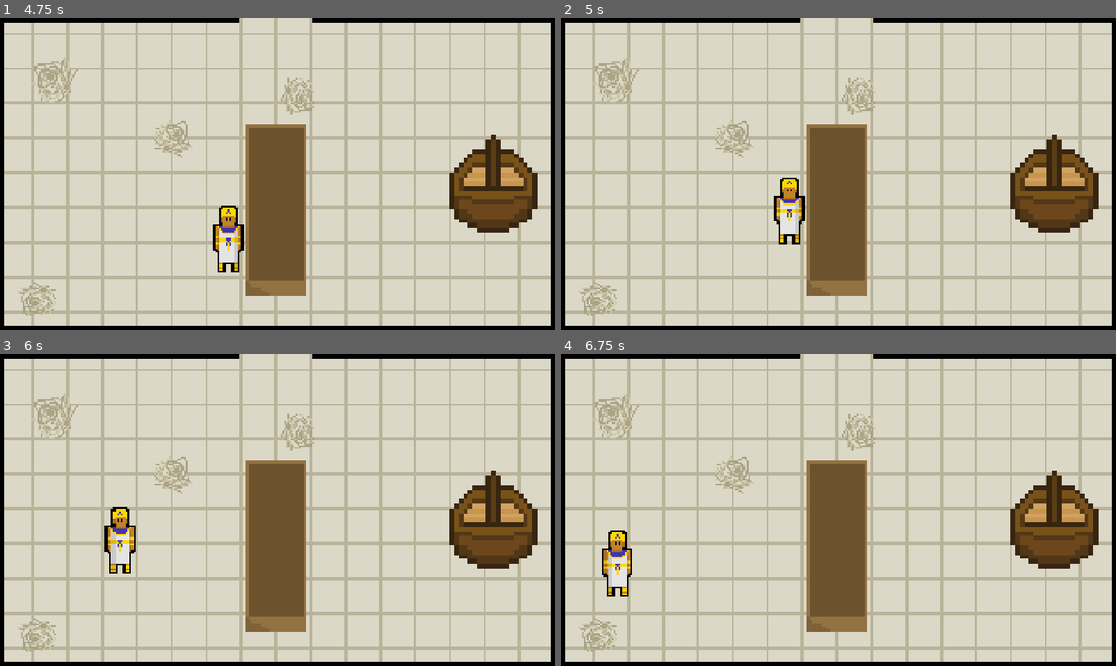
Above: before the commit, frames 1-4 (two rows, left to right).
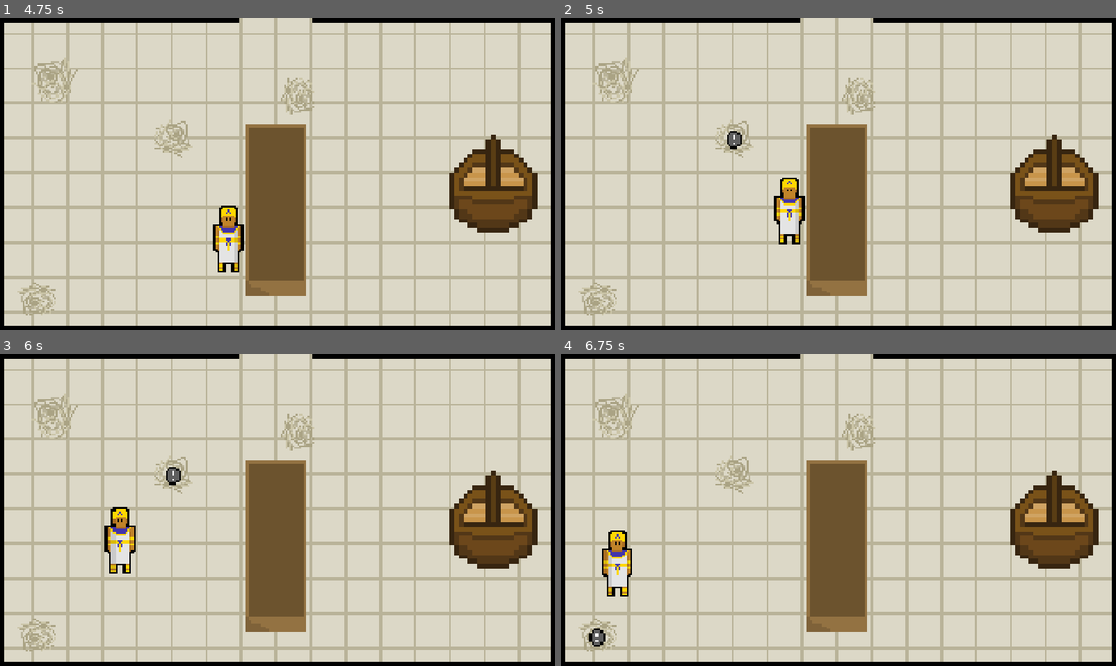
Above: after the commit, the same moments.

Repository: liadriscoll-arch/Field-of-Reeds
Game: Godot game, scene res://Scenes/start_screen.tscn
The game is run twice, just before and just after one commit, with the same random seed, the same clock (stepped at 60 frames per second) and the same inputs.
Inputs:
- Up to frame 1 (4.75 s): click "Start" at 0.5 s; click "Start" at 1.25 s; tap Enter (ui_accept) at 2, 2.85, 3.02, 3.32, 3.5, 4.35, 4.52 s; hold Right (ui_right) 2.03-2.78 s; hold Enter (ui_accept) 2.03-2.78 s; hold Down (ui_down) 2.78-3.53 s; hold Right (ui_right) 3.53-4.28 s; hold Enter (ui_accept) 3.53-4.28 s; hold Up (ui_up) from 4.28 s (still down)
- Up to frame 2 (5 s): keep holding Up (ui_up); tap Enter (ui_accept) at 4.82 s
- Up to frame 3 (6 s): release Up (ui_up) at 5.03 s; hold Enter (ui_accept) 5.03-5.78 s; hold Left (ui_left) from 5.03 s (still down); tap Enter (ui_accept) at 5.85 s
- Up to frame 4 (6.75 s): tap Enter (ui_accept) at 6.02, 6.32 s; release Left (ui_left) at 6.53 s; hold Down (ui_down) from 6.53 s (still down); hold Enter (ui_accept) from 6.53 s (still down)

Frame 1 is identical in both runs. In frame 2, 0.1% of the frame differs, in the area x 29-33%, y 36-43%; in frame 3, 0.1%; in frame 4, 0.1%, in the area x 5-9%, y 87-94%.

Commit message:
made puzzles easier

Diff:
--- a/Scenes/pharaoh.tscn
+++ b/Scenes/pharaoh.tscn
@@ -22,7 +22,7 @@
 size = Vector2(15, 33)
 
 [sub_resource type="CircleShape2D" id="CircleShape2D_uuqmu"]
-radius = 32.51538
+radius = 42.54703
 
 [sub_resource type="CircleShape2D" id="CircleShape2D_3vgto"]
 radius = 19.5
--- a/Scripts/room_4.gd
+++ b/Scripts/room_4.gd
@@ -59,7 +59,7 @@
 				info_tomb_color.visible = true
 				info_tomb_label.visible = true
 				info_tomb_label.add_theme_font_size_override("font_size", 30)
-				info_tomb_label.text = "text left from a previous traveler:\n spaces are like a dash in time, the start of 1 word to another"
+				info_tomb_label.text = "text left from a previous traveler:\n Breaks are like a dash in time, the start of 1 word to another"
 				await get_tree().create_timer(6).timeout
 				info_tomb_color.visible = false
 				info_tomb_label.text = ""
@@ -75,61 +75,61 @@
 				info_tomb_label.visible = true
 				info_tomb_label.add_theme_font_size_override("font_size", 30)
 				if Global.guardian_3 == "Sekhet-hra-asht-aru":
-					info_tomb_label.text = "On the wall you find partially destroyed text:\n Sacred egyptian knowledge hides every tomb "
+					info_tomb_label.text = "On the wall you find partially destroyed text:\n Sacred Egyptian Knowledge Hides Every Tomb "
 
 				elif Global.guardian_3 == "Meti-heh":
-					info_tomb_label.text = "On the wall you find partially destroyed text:\n Mighty eternal travelers ... immortality  "
+					info_tomb_label.text = "On the wall you find partially destroyed text:\n Mighty Eternal Travelers ... Immortality  "
 
 				elif Global.guardian_3 == "Ha-kheru":
 					info_tomb_label.text = "On the wall you find partially destroyed text:\n Honor Anubis "
 
 				elif Global.guardian_3 == "Un-hat":
-					info_tomb_label.text = "On the wall you find partially destroyed text:\n Underworld navigation "
+					info_tomb_label.text = "On the wall you find partially destroyed text:\n Underworld Navigation "
 
 				elif Global.guardian_3 == "Seqe-hra":
-					info_tomb_label.text = "On the wall you find partially destroyed text:\n Secret eternal questions emerge "
+					info_tomb_label.text = "On the wall you find partially destroyed text:\n Secret Eternal Questions Emerge "
 
 				elif Global.guardian_3 == "Uset":
-					info_tomb_label.text = "On the wall you find partially destroyed text:\n Underworld spirits enter through "
+					info_tomb_label.text = "On the wall you find partially destroyed text:\n Underworld Spirits Enter Through "
 
 				elif Global.guardian_3 == "Se-res-hra":
-					info_tomb_label.text = "On the wall you find partially destroyed text:\n Secrets enter "
+					info_tomb_label.text = "On the wall you find partially destroyed text:\n Secrets Enter "
 
 				elif Global.guardian_3 == "Aaa":
-					info_tomb_label.text = "On the wall you find partially destroyed text:\n Anubis awaits answers "
+					info_tomb_label.text = "On the wall you find partially destroyed text:\n Anubis Awaits Answers "
 
 				elif Global.guardian_3 == "Khesef-hra-asht-kheru":
-					info_tomb_label.text = "On the wall you find partially destroyed text:\n Knowledge helps every soul enter forever "
+					info_tomb_label.text = "On the wall you find partially destroyed text:\n Knowledge Helps Every Soul Enter Forever "
 
 				elif Global.guardian_3 == "Seres-tepu":
-					info_tomb_label.text = "On the wall you find partially destroyed text:\n Sacred eternal rituals ensure survival "
+					info_tomb_label.text = "On the wall you find partially destroyed text:\n Sacred Eternal Rituals Ensure Survival "
 
 				elif Global.guardian_3 == "Ankh-f-em-fent":
-					info_tomb_label.text = "On the wall you find partially destroyed text:\n Ancient names keep history "
+					info_tomb_label.text = "On the wall you find partially destroyed text:\n Ancient Names Keep History "
 
 				elif Global.guardian_3 == "Shabu":
-					info_tomb_label.text = "On the wall you find partially destroyed text:\n Souls have afterlife blessings ... unknown  "
+					info_tomb_label.text = "On the wall you find partially destroyed text:\n Souls Have Afterlife Blessings ... Unknown  "
 
 				elif Global.guardian_3 == "Teb-hra-keha-kheft":
-					info_tomb_label.text = "On the wall you find partially destroyed text:\n Tombs enclose bodies "
+					info_tomb_label.text = "On the wall you find partially destroyed text:\n Tombs Enclose Bodies "
 
 				elif Global.guardian_3 == "Atek-au-kehaq-kheru":
-					info_tomb_label.text = "On the wall you find partially destroyed text:\n Ancient temples entomb kings "
+					info_tomb_label.text = "On the wall you find partially destroyed text:\n Ancient Temples Entomb Kings "
 
 				elif Global.guardian_3 == "An-hra":
-					info_tomb_label.text = "On the wall you find partially destroyed text:\n Afterlife navigation "
+					info_tomb_label.text = "On the wall you find partially destroyed text:\n Afterlife Navigation "
 
 				elif Global.guardian_3 == "Ates-hra":
-					info_tomb_label.text = "On the wall you find partially destroyed text:\n Ancient tombs enclose secrets "
+					info_tomb_label.text = "On the wall you find partially destroyed text:\n Ancient Tombs Enclose Secrets "
 
 				elif Global.guardian_3 == "Sekhem-Mafenu-sen":
-					info_tomb_label.text = "On the wall you find partially destroyed text:\n Sacred eternal knowledge hides every mystery "
+					info_tomb_label.text = "On the wall you find partially destroyed text:\n Sacred Eternal Knowledge Hides Every Mystery "
 
 				elif Global.guardian_3 == "Aa-maa-kheru":
-					info_tomb_label.text = "On the wall you find partially destroyed text:\n Anubis awaits "
+					info_tomb_label.text = "On the wall you find partially destroyed text:\n Anubis Awaits "
 
 				elif Global.guardian_3 == "Khesef-khemi":
-					info_tomb_label.text = "On the wall you find partially destroyed text:\n Knowledge helps every soul enter forever  "
+					info_tomb_label.text = "On the wall you find partially destroyed text:\n Knowledge Helps Every Soul Enter Forever  "
 
 
 				await get_tree().create_timer(6).timeout
@@ -147,34 +147,34 @@
 				info_tomb_label.visible = true
 				info_tomb_label.add_theme_font_size_override("font_size", 30)
 				if Global.guardian_3 == "Sekhet-hra-asht-aru":
-					info_tomb_label.text = "On the wall you find partially destroyed text:\n Honor Ra always "
+					info_tomb_label.text = "On the wall you find partially destroyed text:\n Honor Ra Always "
 
 				elif Global.guardian_3 == "Meti-heh":
-					info_tomb_label.text = "On the wall you find partially destroyed text:\n Honor eternal horus "
+					info_tomb_label.text = "On the wall you find partially destroyed text:\n Honor Eternal Horus "
 
 				elif Global.guardian_3 == "Ha-kheru":
-					info_tomb_label.text = "On the wall you find partially destroyed text:\n Kings hold eternal riches underground "
+					info_tomb_label.text = "On the wall you find partially destroyed text:\n Kings Hold Eternal Riches Underground "
 
 				elif Global.guardian_3 == "Un-hat":
-					info_tomb_label.text = "On the wall you find partially destroyed text:\n Honor ancient thoughts "
+					info_tomb_label.text = "On the wall you find partially destroyed text:\n Honor Ancient Thoughts "
 
 				elif Global.guardian_3 == "Seqe-hra":
-					info_tomb_label.text = "On the wall you find partially destroyed text:\n Honor Ra always"
+					info_tomb_label.text = "On the wall you find partially destroyed text:\n Honor Ra Always"
 
 				elif Global.guardian_3 == "Uset":
 					info_tomb_label.text = "The text is unreadable"
 
 				elif Global.guardian_3 == "Se-res-hra":
-					info_tomb_label.text = "On the wall you find partially destroyed text:\n Reeds enclose secrets "
+					info_tomb_label.text = "On the wall you find partially destroyed text:\n Reeds Enclose Secrets "
 
 				elif Global.guardian_3 == "Aaa":
 					info_tomb_label.text = "The text is unreadable"
 
 				elif Global.guardian_3 == "Khesef-hra-asht-kheru":
-					info_tomb_label.text = "On the wall you find partially destroyed text:\n Honor Ra always "
+					info_tomb_label.text = "On the wall you find partially destroyed text:\n Honor Ra Always "
 
 				elif Global.guardian_3 == "Seres-tepu":
-					info_tomb_label.text = "On the wall you find partially destroyed text:\n Tombs eternally protect underworld "
+					info_tomb_label.text = "On the wall you find partially destroyed text:\n Tombs Eternally Protect ... Underworld "
 
 				elif Global.guardian_3 == "Ankh-f-em-fent":
 					info_tomb_label.text = "On the wall you find partially destroyed text:\n Fate "
@@ -183,25 +183,25 @@
 					info_tomb_label.text = "The text is unreadable"
 
 				elif Global.guardian_3 == "Teb-hra-keha-kheft":
-					info_tomb_label.text = "On the wall you find partially destroyed text:\n Honor Ra always "
+					info_tomb_label.text = "On the wall you find partially destroyed text:\n Honor Ra Always "
 
 				elif Global.guardian_3 == "Atek-au-kehaq-kheru":
-					info_tomb_label.text = "On the wall you find partially destroyed text:\n Anubis understands "
+					info_tomb_label.text = "On the wall you find partially destroyed text:\n Anubis Understands "
 
 				elif Global.guardian_3 == "An-hra":
-					info_tomb_label.text = "On the wall you find partially destroyed text:\n Honor Ra always "
+					info_tomb_label.text = "On the wall you find partially destroyed text:\n Honor Ra Always "
 
 				elif Global.guardian_3 == "Ates-hra":
-					info_tomb_label.text = "On the wall you find partially destroyed text:\n Honor Ra always "
+					info_tomb_label.text = "On the wall you find partially destroyed text:\n Honor Ra Always "
 
 				elif Global.guardian_3 == "Sekhem-Mafenu-sen":
-					info_tomb_label.text = "On the wall you find partially destroyed text:\n Mummies await ... final eternal night underworld "
+					info_tomb_label.text = "On the wall you find partially destroyed text:\n Mummies Await ... Final Eternal Night Underworld "
 
 				elif Global.guardian_3 == "Aa-maa-kheru":
-					info_tomb_label.text = "On the wall you find partially destroyed text:\n Mighty ancient amulets ... "
+					info_tomb_label.text = "On the wall you find partially destroyed text:\n Mighty Ancient Amulets ... "
 
 				elif Global.guardian_3 == "Khesef-khemi":
-					info_tomb_label.text = "On the wall you find partially destroyed text:\n Kings hold eternal memories in "
+					info_tomb_label.text = "On the wall you find partially destroyed text:\n Kings Hold Eternal Memories In "
 
 				await get_tree().create_timer(6).timeout
 				info_tomb_color.visible = false
@@ -218,7 +218,7 @@
 				info_tomb_label.visible = true
 				info_tomb_label.add_theme_font_size_override("font_size", 30)
 				if Global.guardian_3 == "Sekhet-hra-asht-aru":
-					info_tomb_label.text = "On the wall you find partially destroyed text:\n Ancient secrets hide treasures "
+					info_tomb_label.text = "On the wall you find partially destroyed text:\n Ancient Secrets Hide Treasures "
 
 				elif Global.guardian_3 == "Meti-heh":
 					info_tomb_label.text = "The text is unreadable"
@@ -236,28 +236,28 @@
 					info_tomb_label.text = "The text is unreadable"
 
 				elif Global.guardian_3 == "Se-res-hra":
-					info_tomb_label.text = "On the wall you find partially destroyed text:\n Honor ra always "
+					info_tomb_label.text = "On the wall you find partially destroyed text:\n Honor Ra Always "
 
 				elif Global.guardian_3 == "Aaa":
 					info_tomb_label.text = "The text is unreadable"
 
 				elif Global.guardian_3 == "Khesef-hra-asht-kheru":
-					info_tomb_label.text = "On the wall you find partially destroyed text:\n Ancient secrets hide treasures "
+					info_tomb_label.text = "On the wall you find partially destroyed text:\n Ancient Secrets Hide Treasures "
 
 				elif Global.guardian_3 == "Seres-tepu":
 					info_tomb_label.text = "The text is unreadable"
 
 				elif Global.guardian_3 == "Ankh-f-em-fent":
-					info_tomb_label.text = "On the wall you find partially destroyed text:\n Eternal memories "
+					info_tomb_label.text = "On the wall you find partially destroyed text:\n Eternal Memories "
 
 				elif Global.guardian_3 == "Shabu":
 					info_tomb_label.text = "The text is unreadable"
 
 				elif Global.guardian_3 == "Teb-hra-keha-kheft":
-					info_tomb_label.text = "On the wall you find partially destroyed text:\n Keep evil hidden away "
+					info_tomb_label.text = "On the wall you find partially destroyed text:\n Keep Evil Hidden Away "
 
 				elif Global.guardian_3 == "Atek-au-kehaq-kheru":
-					info_tomb_label.text = "On the wall you find partially destroyed text:\n Keep evil hidden away quietly "
+					info_tomb_label.text = "On the wall you find partially destroyed text:\n Keep Evil Hidden Away Quietly "
 
 				elif Global.guardian_3 == "An-hra":
 					info_tomb_label.text = "The text is unreadable"
@@ -266,10 +266,10 @@
 					info_tomb_label.text = "The text is unreadable"
 
 				elif Global.guardian_3 == "Sekhem-Mafenu-sen":
-					info_tomb_label.text = "On the wall you find partially destroyed text:\n Spirits enter nile "
+					info_tomb_label.text = "On the wall you find partially destroyed text:\n Spirits Enter ... Nile "
 
 				elif Global.guardian_3 == "Aa-maa-kheru":
-					info_tomb_label.text = "On the wall you find partially destroyed text:\n Kings hold eternal riches underground "
+					info_tomb_label.text = "On the wall you find partially destroyed text:\n Kings Hold Eternal Riches Underground "
 
 				elif Global.guardian_3 == "Khesef-khemi":
 					info_tomb_label.text = "The text is unreadable"
@@ -290,7 +290,7 @@
 				info_tomb_label.add_theme_font_size_override("font_size", 30)
 
 				if Global.guardian_3 == "Sekhet-hra-asht-aru":
-					info_tomb_label.text = "On the wall you find partially destroyed text:\n Anubis rules underworld "
+					info_tomb_label.text = "On the wall you find partially destroyed text:\n Anubis Rules Underworld "
 
 				elif Global.guardian_3 == "Meti-heh":
 					info_tomb_label.text = "The text is unreadable"
@@ -314,22 +314,22 @@
 					info_tomb_label.text = "The text is unreadable"
 
 				elif Global.guardian_3 == "Khesef-hra-asht-kheru":
-					info_tomb_label.text = "On the wall you find partially destroyed text:\n Kings hold eternal riches underground "
+					info_tomb_label.text = "On the wall you find partially destroyed text:\n Kings Hold Eternal Riches Underground "
 
 				elif Global.guardian_3 == "Seres-tepu":
 					info_tomb_label.text = "The text is unreadable"
 
 				elif Global.guardian_3 == "Ankh-f-em-fent":
-					info_tomb_label.text = "On the wall you find partially destroyed text:\n Fearless eternal navigators travel "
+					info_tomb_label.text = "On the wall you find partially destroyed text:\n Fearless Eternal Navigators Travel "
 
 				elif Global.guardian_3 == "Shabu":
 					info_tomb_label.text = "The text is unreadable"
 
 				elif Global.guardian_3 == "Teb-hra-keha-kheft":
-					info_tomb_label.text = "On the wall you find partially destroyed text:\n Kings hold eternal fancy treasures "
+					info_tomb_label.text = "On the wall you find partially destroyed text:\n Kings Hold Eternal Fancy Treasures "
 
 				elif Global.guardian_3 == "Atek-au-kehaq-kheru":
-					info_tomb_label.text = "On the wall you find partially destroyed text:\n Kings hold eternal riches underground "
+					info_tomb_label.text = "On the wall you find partially destroyed text:\n Kings Hold Eternal Riches Underground "
 
 				elif Global.guardian_3 == "An-hra":
 					info_tomb_label.text = "The text is unreadable"
